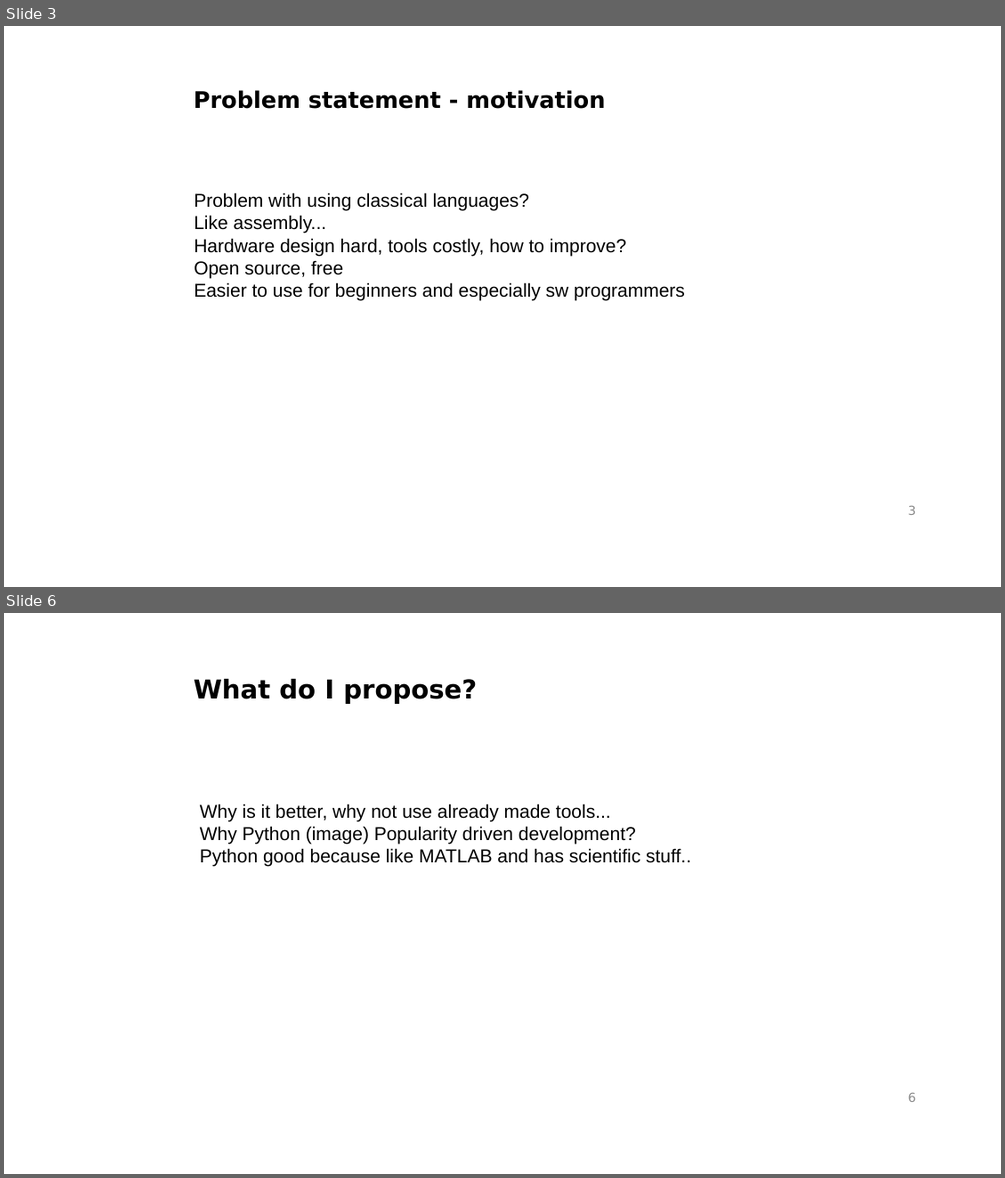
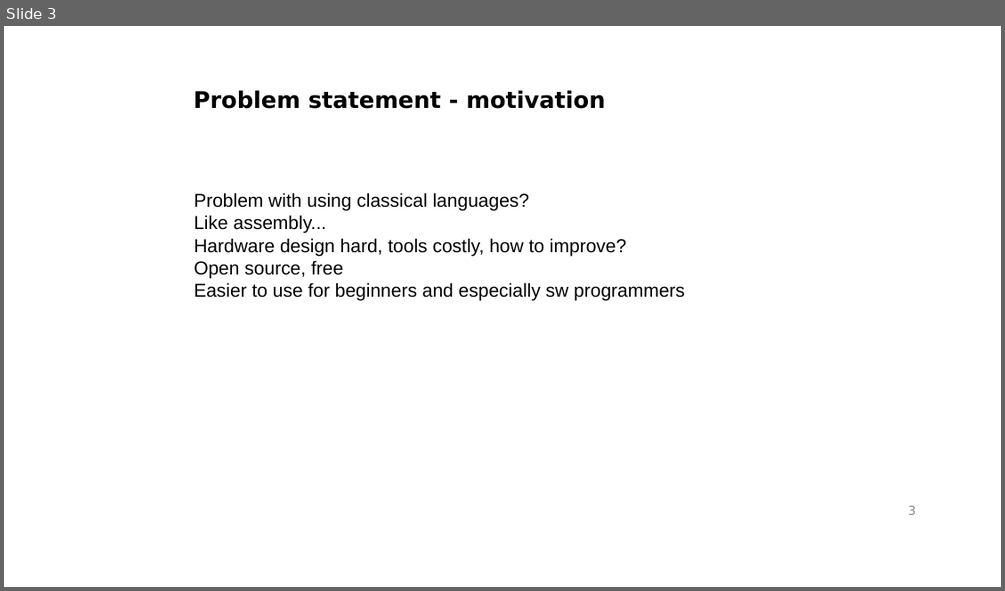
Before and after one commit to gasparka/thesis, a slide deck: presentation.odp. Shown one above the other, each under a label of ours: slides 3 and 6 before the commit, slide 3 after it; the slides between them are not shown. The pictures are 1005x1178 and 1005x591 pixels, drawn with LibreOffice and Linux fonts; fonts in the diff are those of the drawing; background and template pictures are left out. Boxes give left, top, right and bottom in pixels: in the first picture for what was removed or moved away, otherwise in the second. Text is boxed around its words. In the diff, an @@ line names an element or a change of style, - is before the commit and + after.

```diff
--- a/presentation.odp
+++ b/presentation.odp
@@ slide 6 removed at bbox=[4, 613, 1001, 1174], background #FFFFFF; not listed: 1 template element that a slide beside it also shows @@
@@ text removed at bbox=[194, 679, 477, 704] @@
-What do I propose?
@@ text removed at bbox=[200, 803, 691, 867] @@
-Why is it better, why not use already made tools...
-Why Python (image) Popularity driven development?
-Python good because like MATLAB and has scientific stuff..
```
Also in this commit, not shown: 3 slides changed, 6 slides added, 3 other slides removed.
